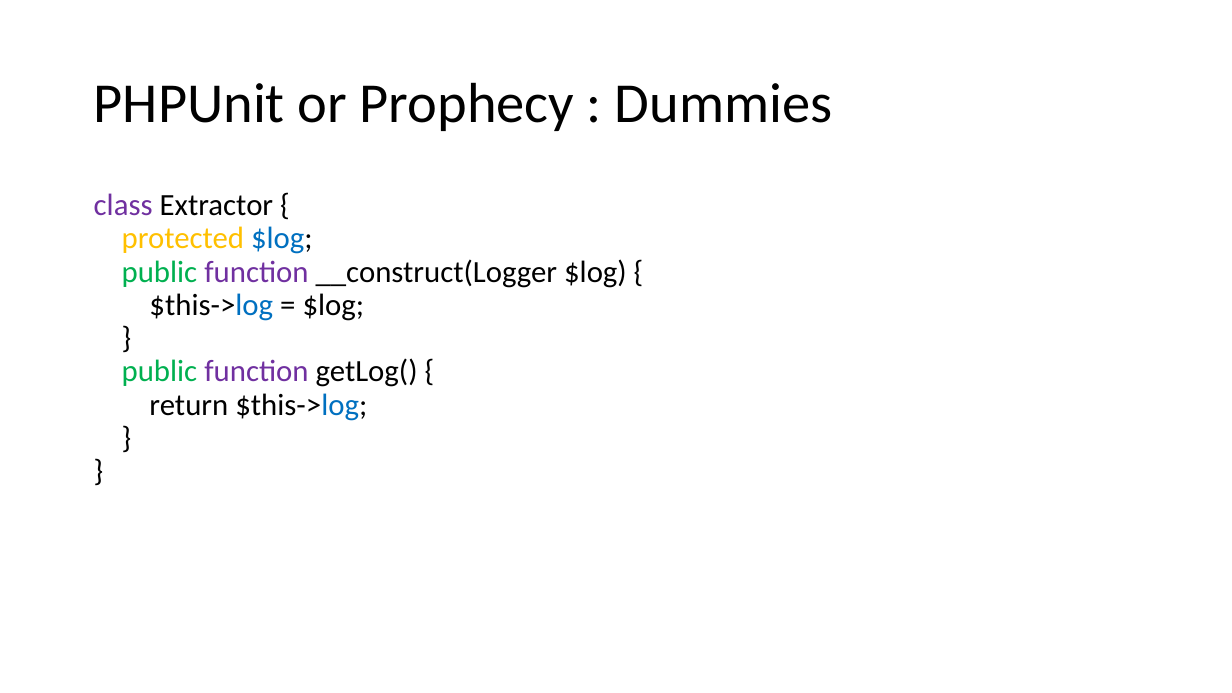
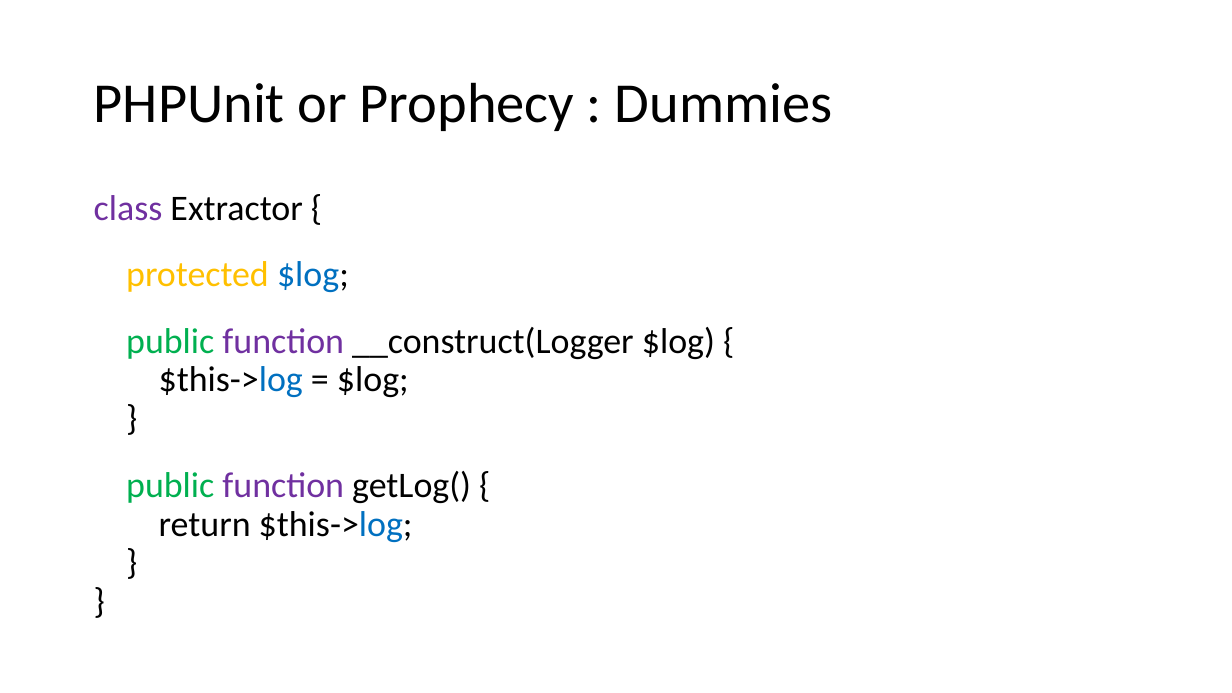
Before and after one commit to docljn/phpunit-or-prophecy-for-mocks, a slide deck: slide 17 of Creating Unit Test Mocks - PHPUnit or Prophecy.pptx. Drawn at 1232x693 pixels with LibreOffice and Linux fonts; fonts in the diff are those of the drawing. Boxes give left, top, right and bottom in pixels: in the first picture for what was removed or moved away, otherwise in the second. Text is boxed around its words. In the diff, an @@ line names an element or a change of style, - is before the commit and + after.

```diff
--- a/Creating Unit Test Mocks - PHPUnit or Prophecy.pptx
+++ b/Creating Unit Test Mocks - PHPUnit or Prophecy.pptx
@@ text "class Extractor {" at [94, 195, 715, 542]: size 24 to 28 pt @@
```
Also in this commit, not shown: 4 other slides changed.
